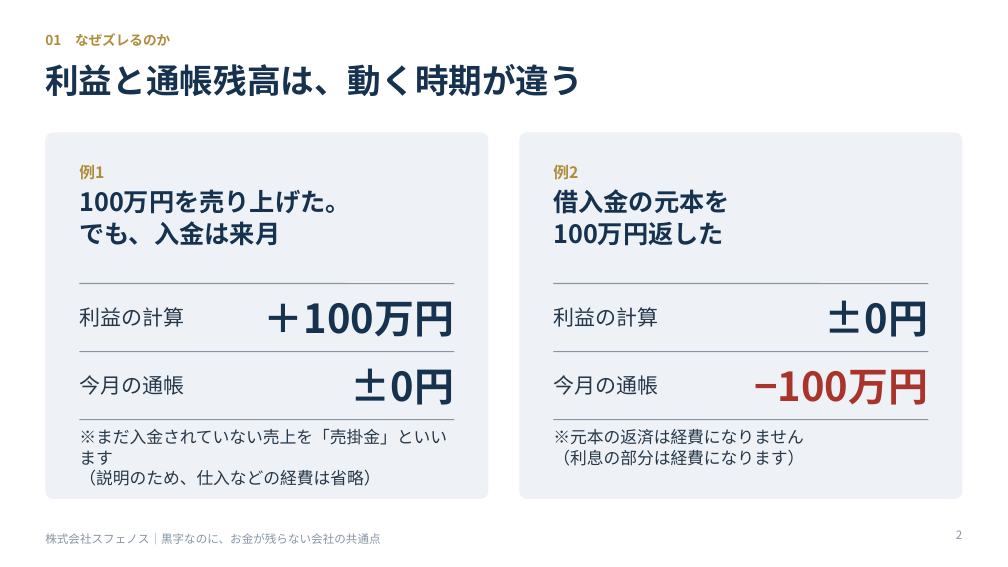
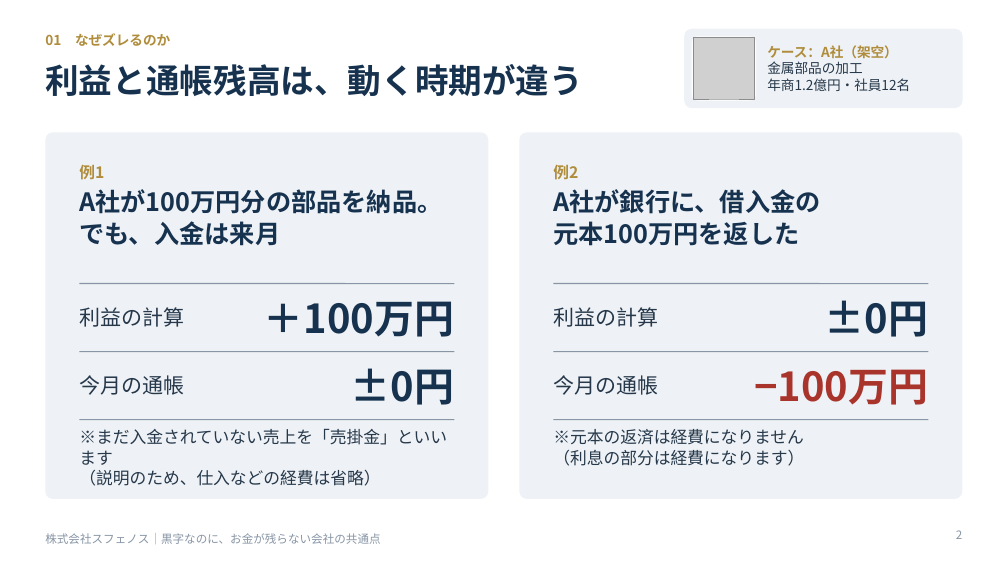
Before and after one commit to koseken0719-lang/kentakoseki0719, a slide deck: slide 2 of seminar/kuroji_okane_seminar.pptx. Drawn at 1008x567 pixels with LibreOffice and Linux fonts; fonts in the diff are those of the drawing; grey boxes stand for pictures. Boxes give left, top, right and bottom in pixels: in the first picture for what was removed or moved away, otherwise in the second. Text is boxed around its words. In the diff, an @@ line names an element or a change of style, - is before the commit and + after.

```diff
--- a/seminar/kuroji_okane_seminar.pptx
+++ b/seminar/kuroji_okane_seminar.pptx
@@ rounded rectangle added at [684, 29, 963, 108], fill #EEF2F6 @@
@@ rounded rectangle added at [692, 36, 756, 101], fill #FFFFFF @@
@@ picture added at [693, 38, 755, 99] @@
@@ text added at [767, 45, 910, 91], 13 pt, text #26384A @@
+ケース：A社（架空）
+金属部品の加工
+年商1.2億円・社員12名
@@ text at [79, 189, 442, 214]: text changed @@
-100万円を売り上げた。
+A社が100万円分の部品を納品。
@@ text at [553, 189, 820, 246]: text changed @@
-借入金の元本を
-100万円返した
+A社が銀行に、借入金の
+元本100万円を返した
```
Also in this commit, not shown: 4 other slides changed, 6 other files.
